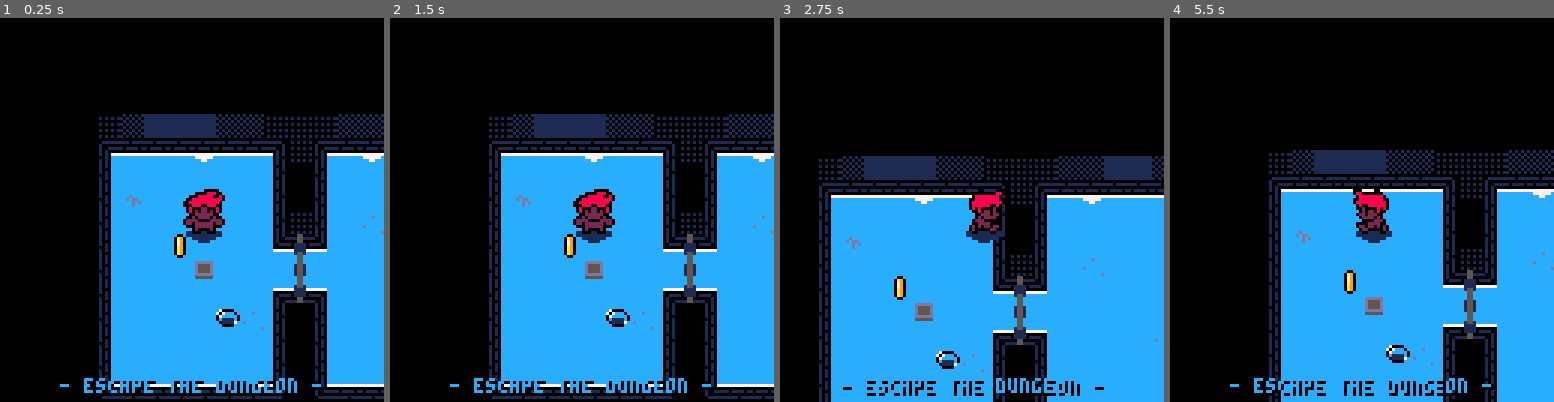
Above: before the commit, frames 1-4 (left to right).
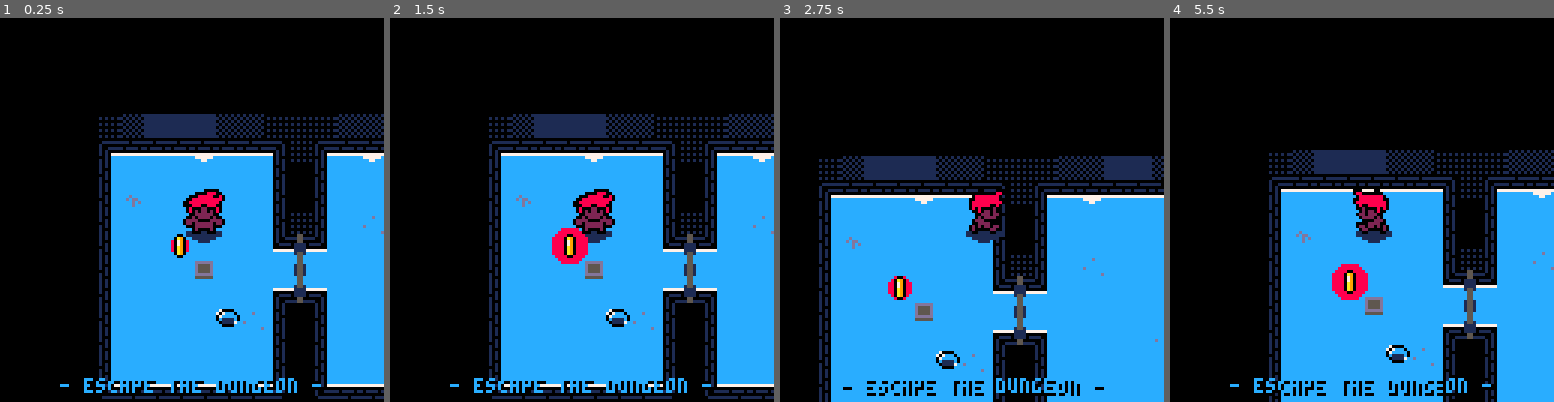
Above: after the commit, the same moments.

Repository: Kiyotoko/gamejam
Game: PICO-8 cartridge game.p8
Two runs of this game, one before a commit and one after it. Both use one fixed random seed, a clock stepped at 60 frames per second and the inputs below.
Inputs:
- Up to frame 1 (0.25 s): no input
- Up to frame 2 (1.5 s): tap X (X key) at 0.33, 1.07 s; tap O (Z key) at 0.7 s
- Up to frame 3 (2.75 s): hold Right 1.6-2.1 s; tap O (Z key) at 1.7, 2.1, 2.5 s; tap X (X key) at 1.85 s; hold Up 2.15-2.42 s; hold Right from 2.47 s (still down)
- Up to frame 4 (5.5 s): tap O (Z key) every 0.4 s from 2.9 to 5.3 s; tap X (X key) at 2.97, 4.08, 5.2 s; release Right at 3.03 s; hold Left 3.08-3.58 s; hold Down 3.63-3.97 s; hold Right 4.02-4.68 s; hold Up 4.73-5.03 s; hold Left from 5.08 s (still down)

The runs differ from the first frame. In frame 1, less than 0.1% of the frame differs, in the area x 44-50%, y 57-61%; in frame 2, 0.6%, in the area x 42-52%, y 54-65%; in frame 3, 0.1%; in frame 4, 0.6%.

Commit message:
added red outline behind nearest item

Diff:
--- a/items.lua
+++ b/items.lua
@@ -106,8 +106,29 @@
 end
 
 function render_pickups()
+  --TODO: quicker sort ?
+    local min = {dist = 2000, x=0,y=0}
     for _, item in pairs(pickups) do
-        spr(item.sprite, item.x*8 - player.x, item.y*8 - player.y)
+      local dist_x = abs(item.x) * 8 - abs(ancor.x + player.x)
+      local dist_y = abs(item.y) * 8 - abs(ancor.y + player.y)
+      local dist = abs(dist_x) + abs(dist_y)
+      if dist < min.dist then
+        min = {dist = dist, x=item.x, y=item.y}
+      end
+    end
+
+    -- var for animation of outline
+    local dsize = 2*sin(t*3.141592/180)
+
+    -- draw red outline if player is close
+    if min.dist < 50 then
+      ovalfill(min.x*8 - ceil(player.x) - dsize, min.y*8 - ceil(player.y) - dsize,
+                min.x*8 - ceil(player.x) + dsize + 8, min.y*8 - ceil(player.y) + dsize + 8, 8
+              )
+    end
+
+    for _, item in pairs(pickups) do
+      spr(item.sprite, item.x*8 - player.x, item.y*8 - player.y)
     end
 end
 
Not shown, changed: spritesheet.png
